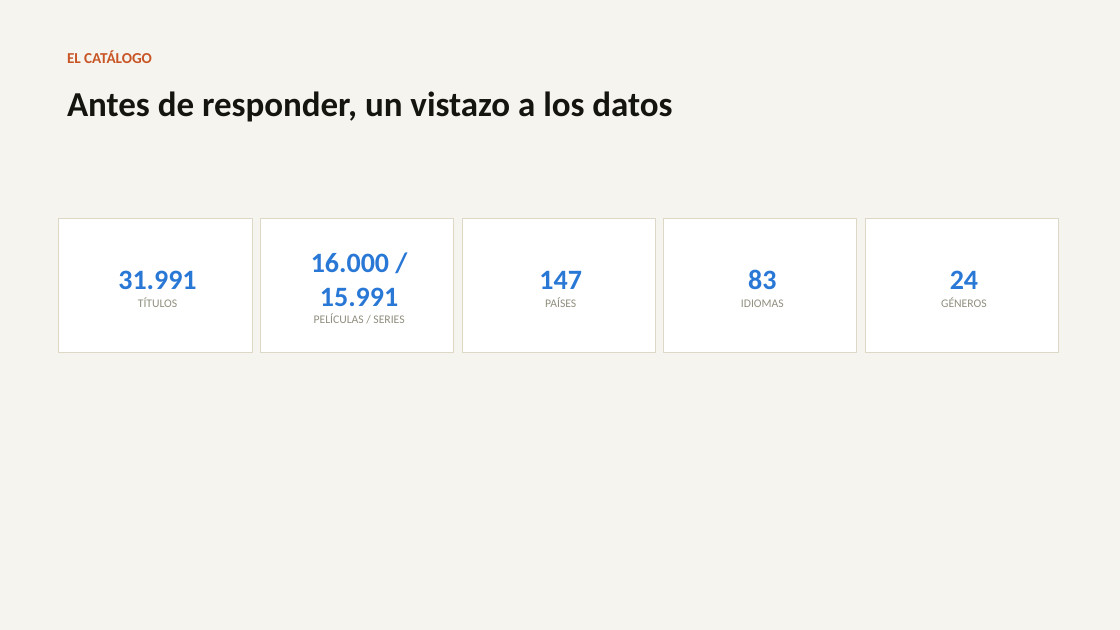
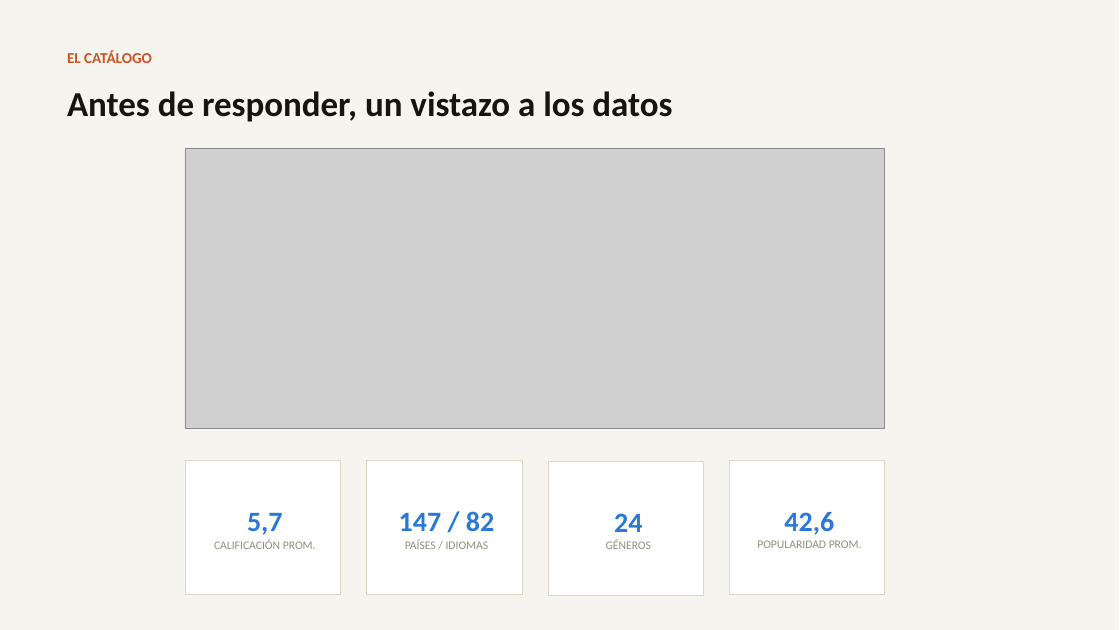
Before and after one commit to francarrascoo/StreamView_Analytics, a slide deck: slide 2 of entregables/Presentacion_EV1_StreamView_Analytics.pptx (slide 4 before the commit). Drawn at 1120x630 pixels with LibreOffice and Linux fonts; fonts in the diff are those of the drawing; grey boxes stand for pictures. Boxes give left, top, right and bottom in pixels: in the first picture for what was removed or moved away, otherwise in the second. Text is boxed around its words. In the diff, an @@ line names an element or a change of style, - is before the commit and + after.

```diff
--- a/entregables/Presentacion_EV1_StreamView_Analytics.pptx
+++ b/entregables/Presentacion_EV1_StreamView_Analytics.pptx
@@ picture added at [185, 148, 885, 428] @@
@@ rectangle removed at [59, 218, 252, 353] @@
-31.991
-TÍTULOS
@@ rectangle removed at [260, 218, 454, 353] @@
-16.000 / 15.991
-PELÍCULAS / SERIES
@@ rectangle removed at [664, 218, 857, 353] @@
-83
-IDIOMAS
@@ rectangle added at [185, 460, 340, 595], fill #FFFFFF, outline #DDD8C6 0.75 pt, 10 pt, text #918F7F @@
+5,7
+CALIFICACIÓN PROM.
@@ rectangle "147 / 82": place and size @@
-rectangle "147 / 82" at [462, 218, 655, 353]
+rectangle "147 / 82" at [367, 460, 523, 595]
@@ rectangle "24": place and size @@
-rectangle "24" at [865, 218, 1059, 353]
+rectangle "24" at [549, 461, 704, 596]
@@ rectangle added at [729, 460, 885, 595], fill #FFFFFF, outline #DDD8C6 0.75 pt, 10 pt, text #918F7F @@
+42,6
+POPULARIDAD PROM.
@@ text in rectangle at [399, 511, 494, 549]: text changed @@
-147
-PAÍSES
+147 / 82
+PAÍSES / IDIOMAS
```
Also in this commit, not shown: 9 other slides changed, 5 slides added, 5 slides removed, 2 other files.
